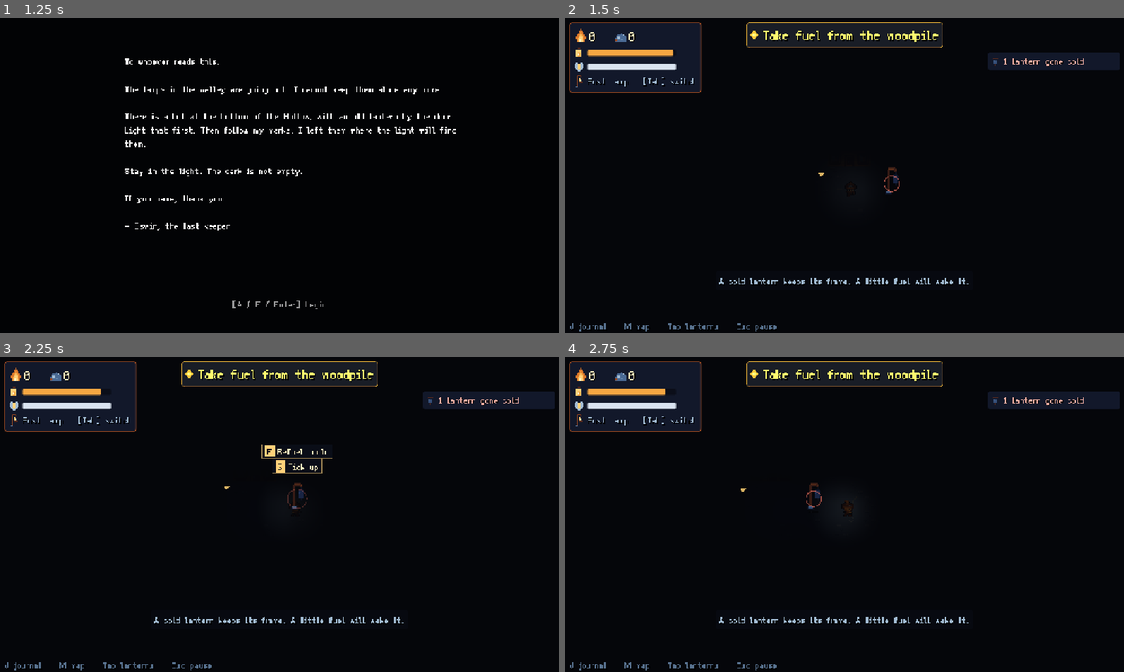
Above: before the commit, frames 1-4 (two rows, left to right).
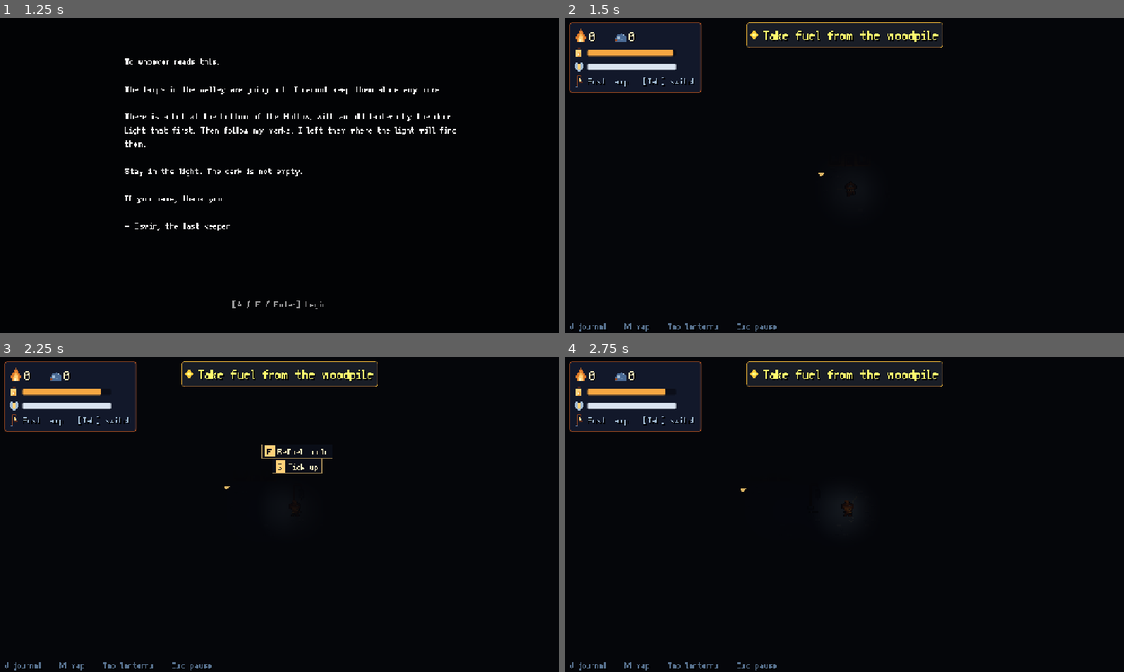
Above: after the commit, the same moments.

Repository: tim-carey-code/lantern-keeper
Game: Godot game, scene res://scenes/main/main.tscn
Two runs of this game, one before a commit and one after it. Both use one fixed random seed, a clock stepped at 60 frames per second and the inputs below.
Inputs (mouse positions are in pixels of both pictures, inside the frame that each line leads up to):
- Up to frame 1 (1.25 s): tap Enter (ui_accept) at 0.5, 0.77 s; move the mouse to (402, 159) at 0.52 s; hold D (move_right) from 0.53 s (still down); hold J (journal) from 0.53 s (still down); click (402, 159) at 0.67 s
- Up to frame 2 (1.5 s): tap Enter (ui_accept) at 1.25 s; move the mouse to (732, 191) at 1.27 s; release D (move_right) at 1.28 s; release J (journal) at 1.28 s; hold S (move_down) from 1.28 s (still down); click (732, 191) at 1.35 s
- Up to frame 3 (2.25 s): tap Enter (ui_accept) at 1.52, 2 s; tap J (journal) at 1.55 s; move the mouse to (335, 442) at 2.02 s; release S (move_down) at 2.03 s; hold D (move_right) from 2.03 s (still down); hold J (journal) from 2.03 s (still down); tap Shift (dash) at 2.1 s
- Up to frame 4 (2.75 s): keep holding D (move_right); keep holding J (journal)

Frame 1 is identical in both runs. In frame 2, 1.6% of the frame differs, in the area x 27-100%, y 10-85%; in frame 3, 1.6%; in frame 4, 1.7%.

Commit message:
Start of game and Hollow notes follow the new flow
- Before you have fuel, only the pointer shows (on the woodpile): the cold
  lamp's red ring, edge marker, chip and tip wait until you pick fuel up.
- DRAFT text: the ledger now sends you north to the WayLamp first, then east;
  the cairn by the Hollow's WayLamp says to come back once the marsh is lit.

Diff:
--- a/scripts/main/main.gd
+++ b/scripts/main/main.gd
@@ -197,9 +197,9 @@
 	var rack := _add_landmark("rack", "Lantern rack", "rack", start + Vector2(-80, -40), "")
 	rack.scenery = true
 	_add_landmark("climb_cairn", "A stone cairn", "cairn", fog.tile_center(Vector2i(24, 47)),
-		"A small cairn, a chalk arrow on the top stone, pointing up.\nThe wind is worse up there. Keep your lights sheltered. - Oswin")
+		"A small cairn, a chalk arrow on the top stone, pointing up.\nThe wind is worse up there. Come back when the marsh is lit. - Oswin")
 	_add_landmark("ledger", "Keepers' ledger", "ledger", start + Vector2(-96, -64),
-		"Long columns of tally marks, one for every lamp lit each night.\nNear the end the columns shrink to a single mark, in a newer hand.\nUnder it: Gone east to the marsh. Follow the stones. - Oswin")
+		"Long columns of tally marks, one for every lamp lit each night.\nNear the end the columns shrink to a single mark, in a newer hand.\nUnder it: The north lamps first. Wake the WayLamp up there, then follow the stones east. - Oswin")
 	_add_landmark("stone_way", "Carved stone", "stone", fog.tile_center(Vector2i(40, 30 + Y)),
 		"KEEP THE WAY TO THE WATER LIT.\nBelow the old letters, a fresh chalk arrow points east.")
 	_add_landmark("frames_east", "Old lantern frames", "frames", fog.tile_center(Vector2i(78, 31 + Y)),
--- a/scripts/ui/lantern_markers.gd
+++ b/scripts/ui/lantern_markers.gd
@@ -21,6 +21,8 @@
 	for l in get_tree().get_nodes_in_group("lantern"):
 		if not l.needs_fuel() or l.is_held():
 			continue
+		if not l.is_lit() and not Story.done.has("gather_fuel"):
+			continue   # at the very start the pointer shows the woodpile; the cold lamp's ring waits for fuel
 		if not l.is_lit():
 			cold.append(l)
 		elif l.fuel_frac() < LOW:
--- a/systems/story/story.gd
+++ b/systems/story/story.gd
@@ -215,7 +215,8 @@
 	var player = main.player
 	for l in _lanterns(main):
 		if l.needs_fuel() and not l.is_lit():
-			tip("cold_lantern")
+			if done.has("gather_fuel"):
+				tip("cold_lantern")
 		elif l.needs_fuel() and l.fuel_frac() < Tuning.dying_frac and not l.is_held():
 			tip("dying_lantern")   # PROTOTYPE: replaces low_lantern, which fires at the same point
 		if l.kind == "mirror":
--- a/tools/tests/test_story.gd
+++ b/tools/tests/test_story.gd
@@ -53,10 +53,11 @@
 			Story.update(main)
 			check(Story.current == "gather_fuel", "first goal: take fuel from the woodpile (%s)" % Story.current)
 			check(ptr.target_pos() != null, "the pointer points at the woodpile")
-			check(Story.tips_seen.has("cold_lantern"), "the cold old lantern brings up the first tip")
+			check(not Story.tips_seen.has("cold_lantern") and main.get_node("FogLayer/LanternMarkers").needs_attention().is_empty(), "at the start only the pointer shows: no cold-lamp ring or tip before you have fuel")
 			Inventory.counts["fuel"] = 2
 			Story.update(main)
 			check(Story.done.has("gather_fuel") and Story.current == "relight_first", "carrying fuel moves on to: relight the old lantern")
+			check(Story.tips_seen.has("cold_lantern") and main.get_node("FogLayer/LanternMarkers").needs_attention().size() == 1, "with fuel in hand, the cold lamp gets its ring and the first tip")
 			check(ptr.target_pos() == main.start_lantern_pos, "the pointer moves to the old lantern")
 			main.player.position = lamp.global_position + Vector2(0, 20)
 			main.player.refuel(lamp)
@@ -122,7 +123,7 @@
 			check(j.body.text.contains("To whoever reads this") and j.body.text.contains("The ledger"), "the journal keeps the letter and the story so far")
 			j.page = 2
 			j.refresh()
-			check(j.body.text.contains("Gone east to the marsh"), "the journal keeps every note read, to read again")
+			check(j.body.text.contains("follow the stones east"), "the journal keeps every note read, to read again")
 			j.toggle()
 			check(not j.is_open() and not get_tree().paused, "the journal closes")
 			# The new HUD: prompts over things, the right button for the device, goal banner, chips.
Not shown, changed: docs/STORY.md
